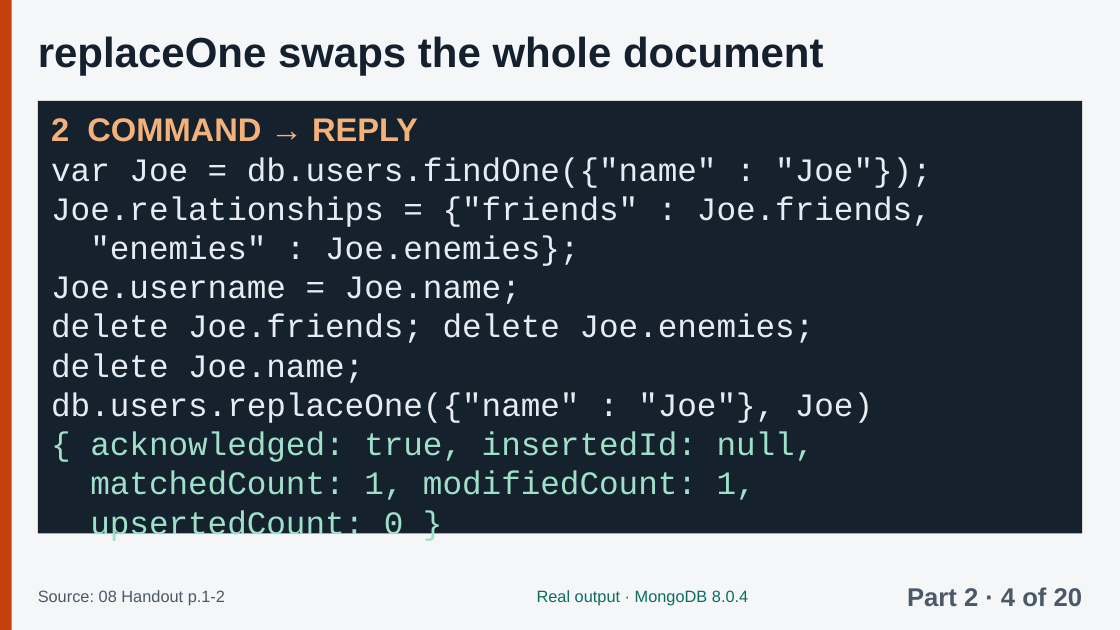
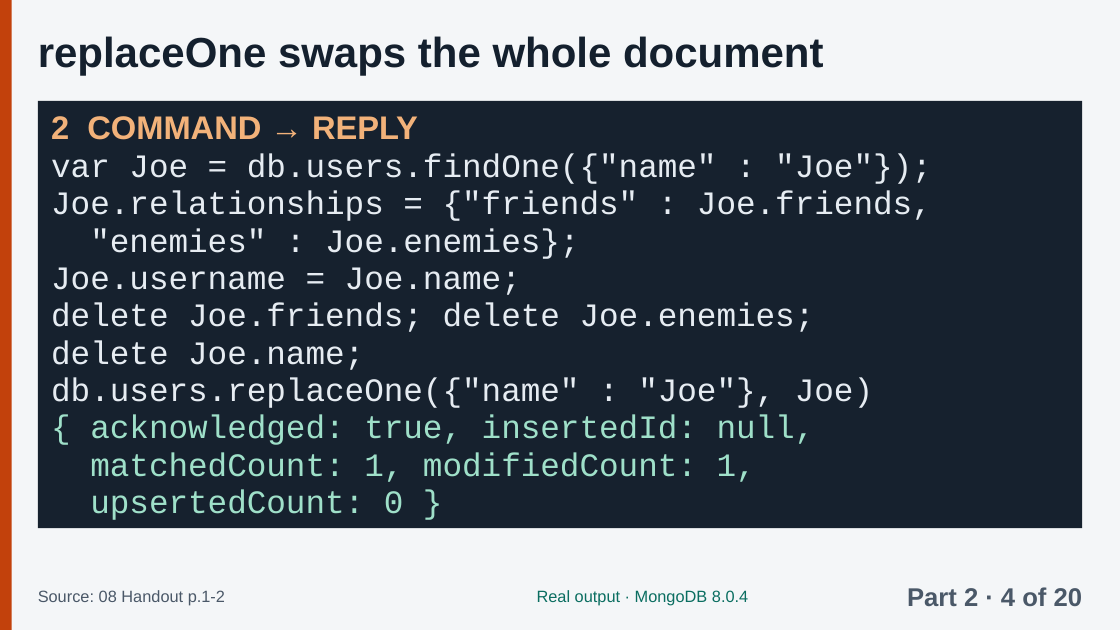
Before and after one commit to Tiredicey/ADBS, a slide deck: slide 20 of 01_FULL_DECK/ADBS_FULL_answer_key.pptx. Drawn at 1120x630 pixels with LibreOffice and Linux fonts; fonts in the diff are those of the drawing. Boxes give left, top, right and bottom in pixels: in the first picture for what was removed or moved away, otherwise in the second. Text is boxed around its words. In the diff, an @@ line names an element or a change of style, - is before the commit and + after.

```diff
--- a/01_FULL_DECK/ADBS_FULL_answer_key.pptx
+++ b/01_FULL_DECK/ADBS_FULL_answer_key.pptx
@@ rectangle: place and size @@
-rectangle at [38,101,1082,534]
+rectangle at [38,101,1082,528]
@@ text "2 COMMAND → REPLY" at [51,116,932,520]: line spacing 1 to 32pt @@
```
Also in this commit, not shown: 53 other slides changed, 2 other files.
